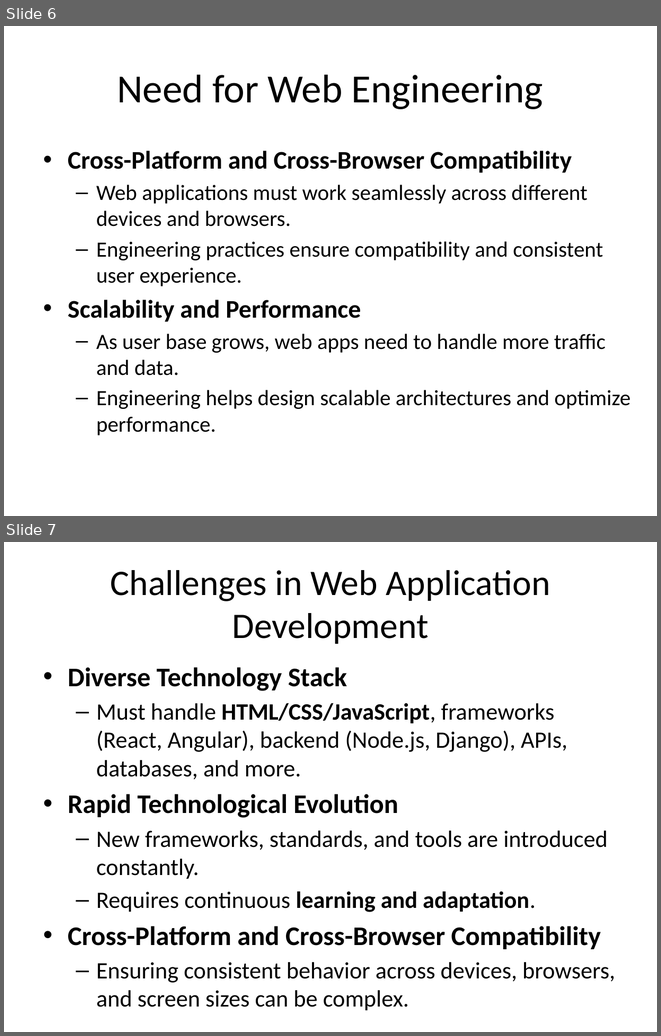
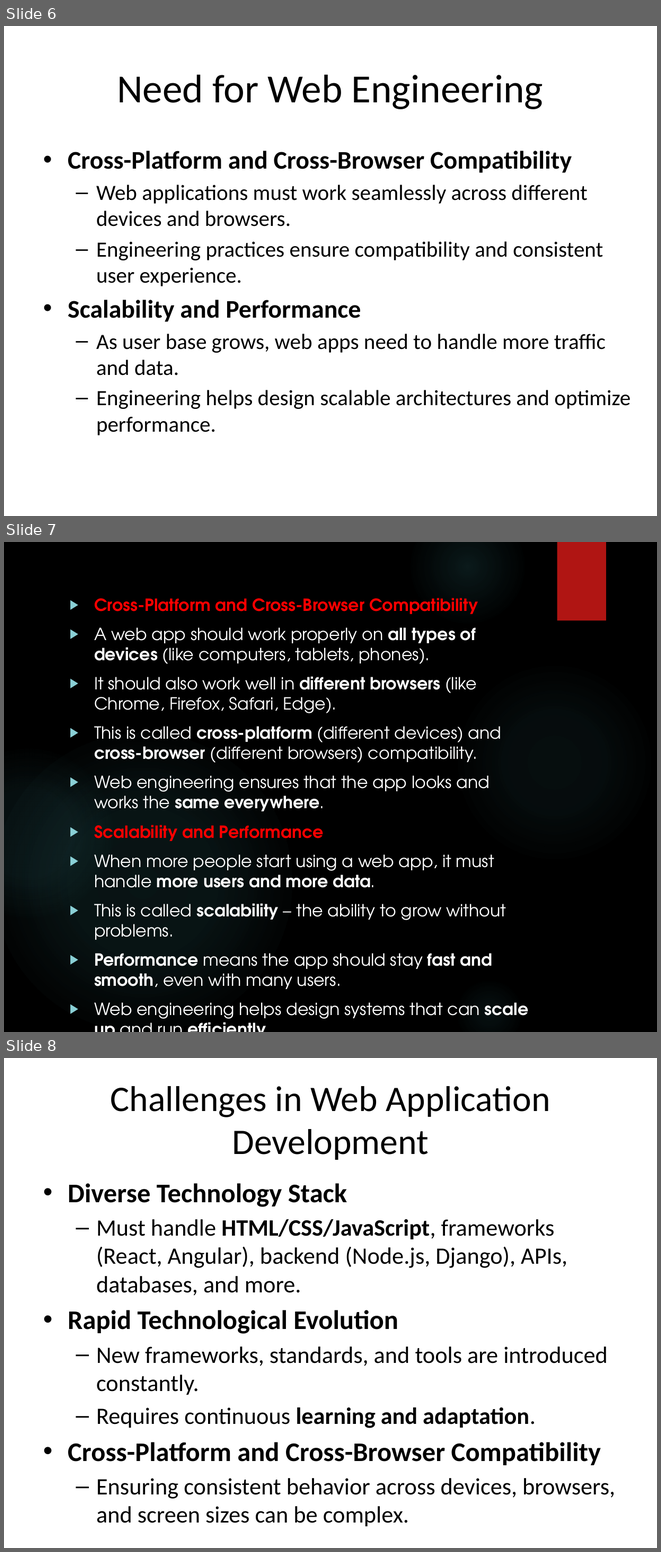
Before and after one commit to alamin20cse/4-1, a slide deck: Web Engineering/CSE 413_ Lec01.pptx. Shown one above the other, each under a label of ours: slides 6 and 7 before the commit, slides 6, 7 and 8 after it. The pictures are 661x1036 and 661x1552 pixels, drawn with LibreOffice and Linux fonts; fonts in the diff are those of the drawing; background and template pictures are left out. Boxes give left, top, right and bottom in pixels: in the first picture for what was removed or moved away, otherwise in the second. Text is boxed around its words. In the diff, an @@ line names an element or a change of style, - is before the commit and + after.

```diff
--- a/Web Engineering/CSE 413_ Lec01.pptx
+++ b/Web Engineering/CSE 413_ Lec01.pptx
@@ slide 7 added at box(4, 542, 657, 1032), background picture (left out) @@
@@ ellipse added at box(410, 542, 524, 624), fill gradient #50B9C1 @@
@@ rectangle added at box(557, 542, 606, 620), fill #B01513 @@
@@ text added at box(94, 598, 528, 1023), 18.5 pt, text #FFFFFF @@
+▶ Cross-Platform and Cross-Browser Compatibility
+▶ A web app should work properly on all types of devices (like computers, tablets, phones).
+▶ It should also work well in different browsers (like Chrome, Firefox, Safari, Edge).
+▶ This is called cross-platform (different devices) and cross-browser (different browsers) compatibility.
+▶ Web engineering ensures that the app looks and works the same everywhere.
+▶ Scalability and Performance
+▶ When more people start using a web app, it must handle more users and more data.
+▶ This is called scalability – the ability to grow without problems.
+▶ Performance means the app should stay fast and smooth, even with many users.
+▶ Web engineering helps design systems that can scale up and run efficiently.
@@ ellipse added at box(454, 661, 655, 863), fill gradient #50B9C1 @@
@@ ellipse added at box(4, 733, 292, 1032), fill gradient #50B9C1 @@
@@ ellipse added at box(4, 749, 113, 917), fill gradient #50B9C1 @@
@@ ellipse added at box(454, 978, 524, 1032), fill gradient #50B9C1 @@
@@ what was slide 7 is now slide 8 @@
```
Also in this commit, not shown: 3 slides changed, 13 other files.
